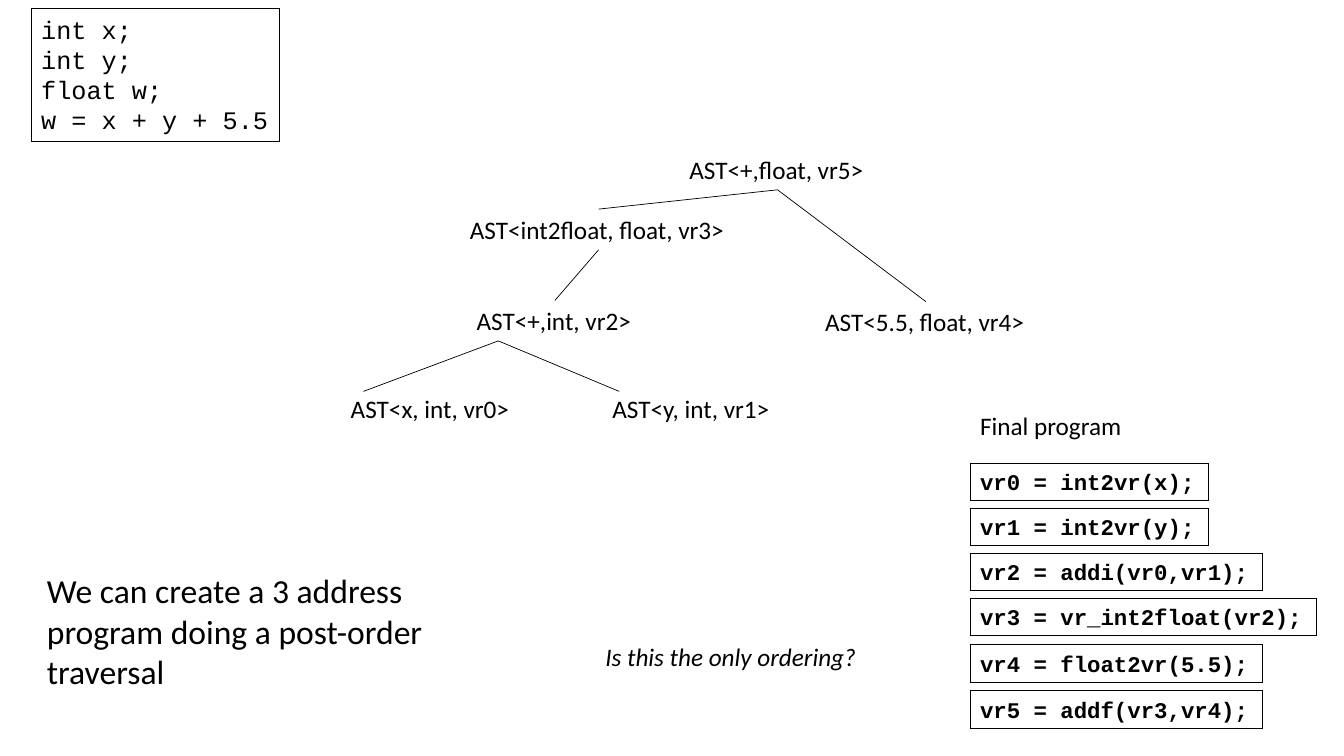
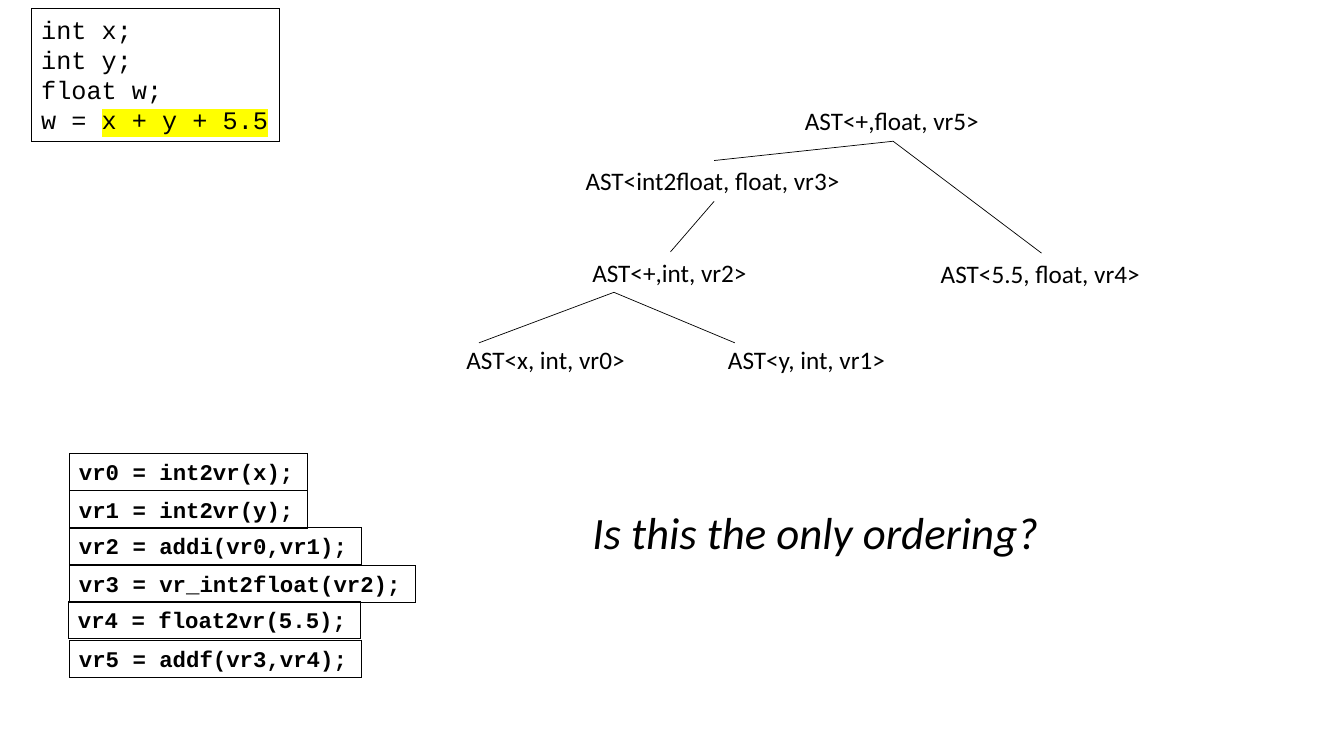
Before and after one commit to siero/CSE110A-W26, a slide deck: slide 46 of PDFS/C110-M3-04-FUNCTIONS-IR-SCOPE.pptx. Drawn at 1344x756 pixels with LibreOffice and Linux fonts; fonts in the diff are those of the drawing. Boxes give left, top, right and bottom in pixels: in the first picture for what was removed or moved away, otherwise in the second. Text is boxed around its words. In the diff, an @@ line names an element or a change of style, - is before the commit and + after.

```diff
--- a/PDFS/C110-M3-04-FUNCTIONS-IR-SCOPE.pptx
+++ b/PDFS/C110-M3-04-FUNCTIONS-IR-SCOPE.pptx
@@ text in rectangle at bbox=[41, 81, 268, 138]: highlight none to #FFFF00 in "x + y + 5.5" @@
@@ 6 texts, 3 lines: place and size @@
-6 texts, 3 lines at bbox=[351, 161, 1024, 422]
+6 texts, 3 lines at bbox=[466, 112, 1139, 373]
@@ line moved from (498, 341) - (619, 391) to (614, 292) - (479, 343) @@
@@ line moved from (498, 341) - (363, 391) to (614, 292) - (735, 343) @@
@@ text removed at bbox=[980, 417, 1121, 440] @@
-Final program
@@ rectangle "vr0 = int2vr(x);": place and size @@
-rectangle "vr0 = int2vr(x);" at bbox=[970, 464, 1208, 501]
+rectangle "vr0 = int2vr(x);" at bbox=[70, 454, 308, 491]
@@ rectangle "vr1 = int2vr(y);": place and size @@
-rectangle "vr1 = int2vr(y);" at bbox=[970, 509, 1208, 546]
+rectangle "vr1 = int2vr(y);" at bbox=[70, 491, 308, 528]
@@ text "Is this the only ordering?": place and size @@
-text "Is this the only ordering?" at bbox=[605, 648, 855, 671]
+text "Is this the only ordering?" at bbox=[592, 518, 1038, 557]
@@ text "Is this the only ordering?" at bbox=[592, 518, 1038, 557]: size 18 to 32 pt @@
@@ rectangle "vr2 = addi(vr0,vr1);": place and size @@
-rectangle "vr2 = addi(vr0,vr1);" at bbox=[970, 554, 1262, 591]
+rectangle "vr2 = addi(vr0,vr1);" at bbox=[70, 527, 362, 565]
@@ rectangle "vr3 = vr_int2float(vr2);": place and size @@
-rectangle "vr3 = vr_int2float(vr2);" at bbox=[970, 599, 1317, 636]
+rectangle "vr3 = vr_int2float(vr2);" at bbox=[70, 566, 416, 603]
@@ text removed at bbox=[47, 579, 423, 685] @@
-We can create a 3 address program doing a post-order traversal
@@ rectangle "vr4 = float2vr(5.5);": place and size @@
-rectangle "vr4 = float2vr(5.5);" at bbox=[970, 645, 1262, 683]
+rectangle "vr4 = float2vr(5.5);" at bbox=[69, 602, 361, 639]
@@ rectangle "vr5 = addf(vr3,vr4);": place and size @@
-rectangle "vr5 = addf(vr3,vr4);" at bbox=[970, 691, 1262, 728]
+rectangle "vr5 = addf(vr3,vr4);" at bbox=[70, 640, 362, 678]
```
Also in this commit, not shown: 51 other slides changed, 4 slides added, 4 slides removed, 1 other file.
